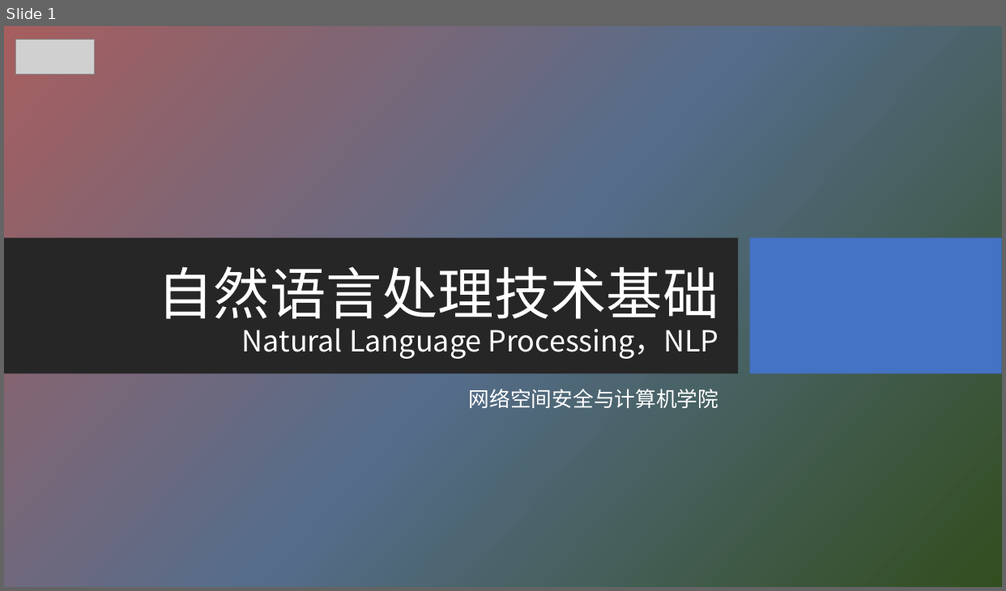
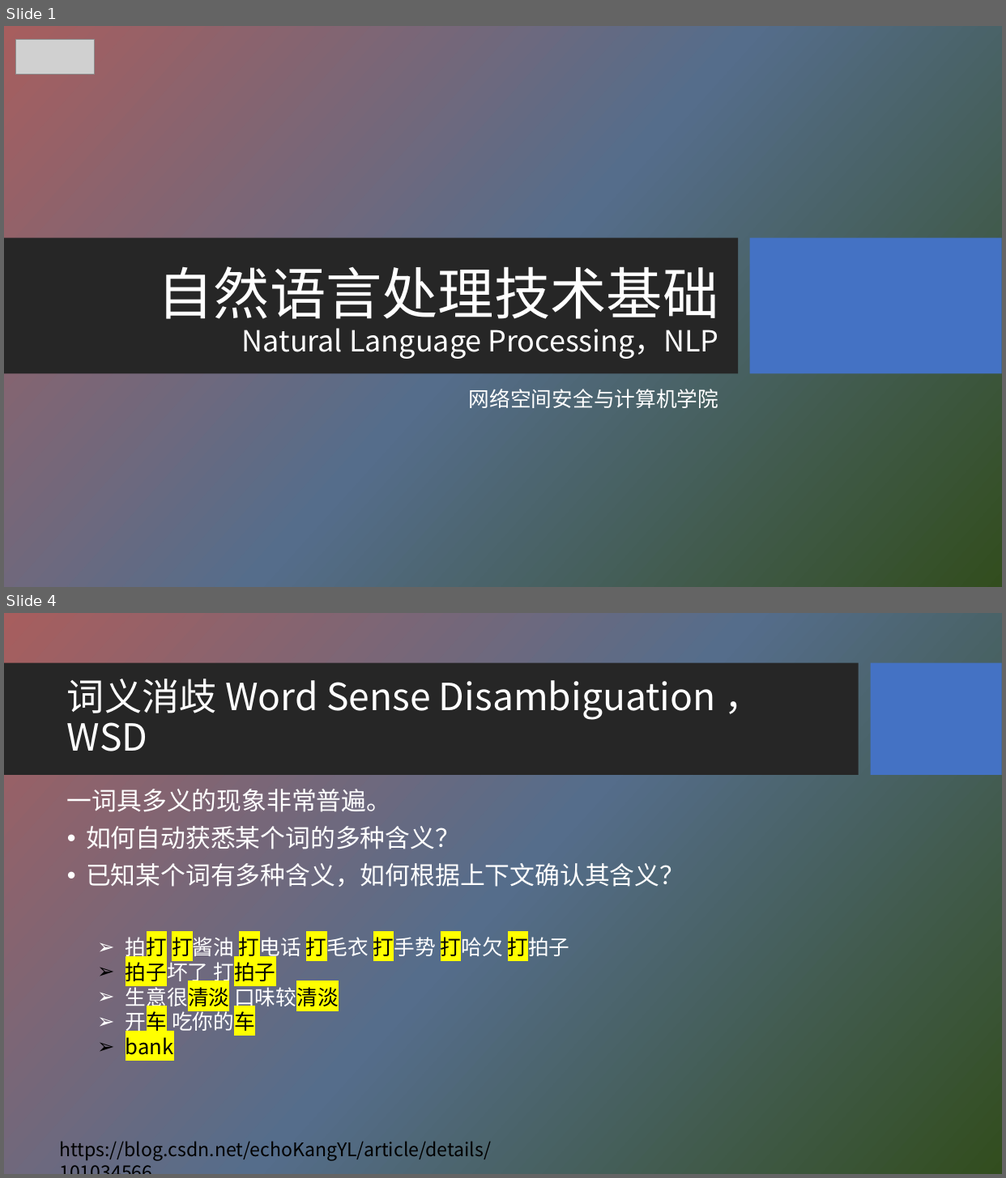
Before and after one commit to HBU/NLP_PPT, a slide deck: PPT-2020/ch09 语义分析.pptx. Shown one above the other, each under a label of ours: slide 1 before the commit, slides 1 and 4 after it; the slides between them are not shown. The pictures are 1006x591 and 1006x1178 pixels, drawn with LibreOffice and Linux fonts; fonts in the diff are those of the drawing; grey boxes stand for pictures; background and template pictures are left out. Boxes give left, top, right and bottom in pixels: in the first picture for what was removed or moved away, otherwise in the second. Text is boxed around its words. In the diff, an @@ line names an element or a change of style, - is before the commit and + after.

```diff
--- a/PPT-2020/ch09 语义分析.pptx
+++ b/PPT-2020/ch09 语义分析.pptx
@@ slide 4 added at box(4, 613, 1002, 1174), background picture (left out) @@
@@ rectangle added at box(4, 663, 859, 776), fill #262626 @@
@@ title added at box(67, 679, 716, 752), 36 pt, text #FFFFFF @@
+词义消歧 Word Sense Disambiguation ，WSD
@@ rectangle added at box(871, 663, 1002, 776), fill #4472C4 @@
@@ text added at box(67, 789, 684, 887), 24 pt, text #FFFFFF @@
+一词具多义的现象非常普遍。
+• 如何自动获悉某个词的多种含义？
+• 已知某个词有多种含义，如何根据上下文确认其含义？
@@ text added at box(126, 934, 570, 1055), 20 pt, text #FFFFFF @@
+➢ 拍打 打酱油 打电话 打毛衣 打手势 打哈欠 打拍子
+➢ 拍子坏了 打拍子
+➢ 生意很清淡 口味较清淡
+➢ 开车 吃你的车
+➢ bank
@@ text added at box(59, 1141, 491, 1161), 18 pt, text #000000 @@
+https://blog.csdn.net/echoKangYL/article/details/101034566
```
Also in this commit, not shown: 1 slide changed, 7 other slides added, 3 slides removed, 1 other file.
